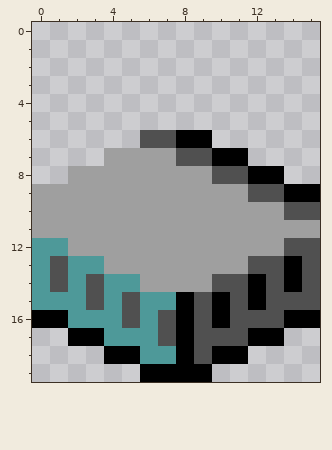
File history of a pixel-art sprite, gfx/HitButton_iso/pngs_HitButton_iso_16x20/furniture/57_f_counter_10.png. Above, as it was before the edit.
The file is 16x20 pixels.
After the commit:
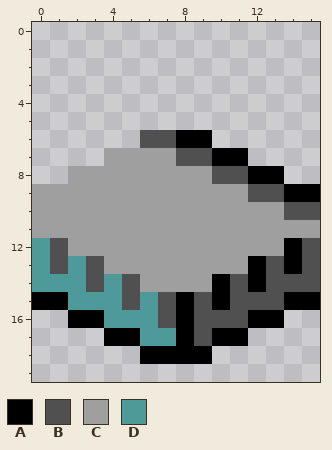
Palette (. is transparent): A #000000  B #505050  C #9f9f9f  D #4e9999
What changed:
{"y":12,"x":1,"old":"D","new":"B"}
{"y":12,"x":14,"old":"B","new":"A"}
{"y":13,"x":3,"old":"D","new":"B"}
{"y":13,"x":12,"old":"B","new":"A"}
{"y":14,"x":1,"old":"B","new":"D"}
{"y":14,"x":5,"old":"D","new":"B"}
{"y":14,"x":10,"old":"B","new":"A"}
{"y":14,"x":14,"old":"A","new":"B"}
{"y":15,"x":0,"old":"DD","new":"AA"}
{"y":15,"x":3,"old":"B","new":"D"}
{"y":15,"x":7,"old":"D","new":"B"}
{"y":15,"x":12,"old":"A","new":"B"}
{"y":15,"x":14,"old":"BB","new":"AA"}
{"y":16,"x":0,"old":"AADD","new":"..AA"}
{"y":16,"x":5,"old":"B","new":"D"}
{"y":16,"x":10,"old":"A","new":"B"}
{"y":16,"x":12,"old":"BBAA","new":"AA.."}
{"y":17,"x":2,"old":"AADD","new":"..AA"}
{"y":17,"x":7,"old":"B","new":"D"}
{"y":17,"x":10,"old":"BBAA","new":"AA.."}
{"y":18,"x":4,"old":"AADD","new":"..AA"}
{"y":18,"x":9,"old":"BAA","new":"A.."}
{"y":19,"x":6,"old":"AAAA","new":"...."}
{"label":"changed","picture_box":[32,238,320,382]}
